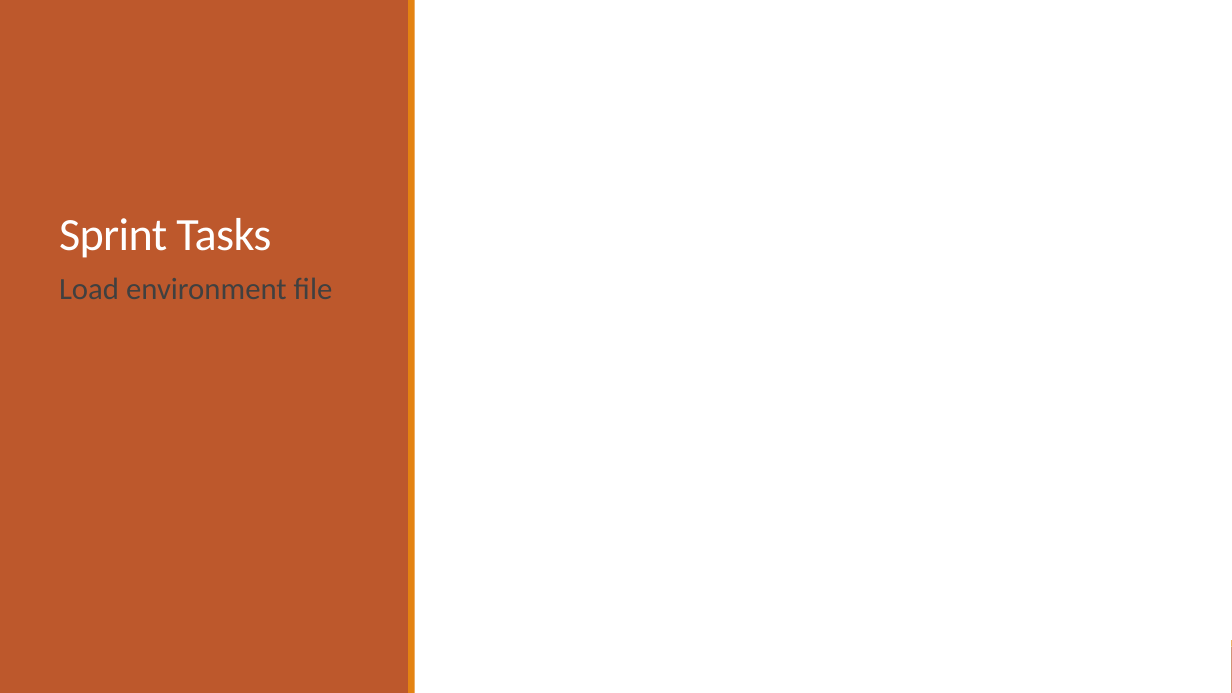
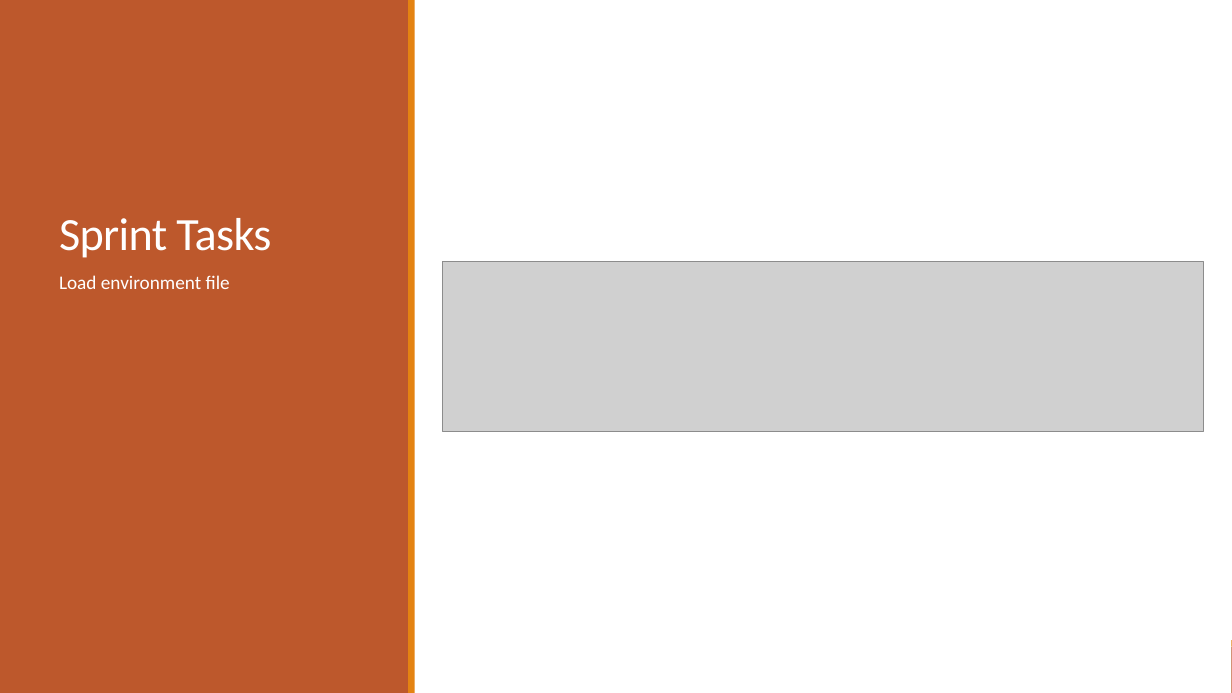
Before and after one commit to 2012215434/CS744, a slide deck: slide 6 of documents/set5/Presentation5.pptx (slide 5 before the commit). Drawn at 1232x693 pixels with LibreOffice and Linux fonts; fonts in the diff are those of the drawing; grey boxes stand for pictures. Boxes give left, top, right and bottom in pixels: in the first picture for what was removed or moved away, otherwise in the second. Text is boxed around its words. In the diff, an @@ line names an element or a change of style, - is before the commit and + after.

```diff
--- a/documents/set5/Presentation5.pptx
+++ b/documents/set5/Presentation5.pptx
@@ text "Load environment file" at bbox=[59, 275, 230, 289]: size 24 to 15 pt, text colour #404040 to #FFFFFF @@
@@ picture added at bbox=[443, 262, 1204, 431] @@
```
Also in this commit, not shown: 2 other slides changed, 1 other file.
